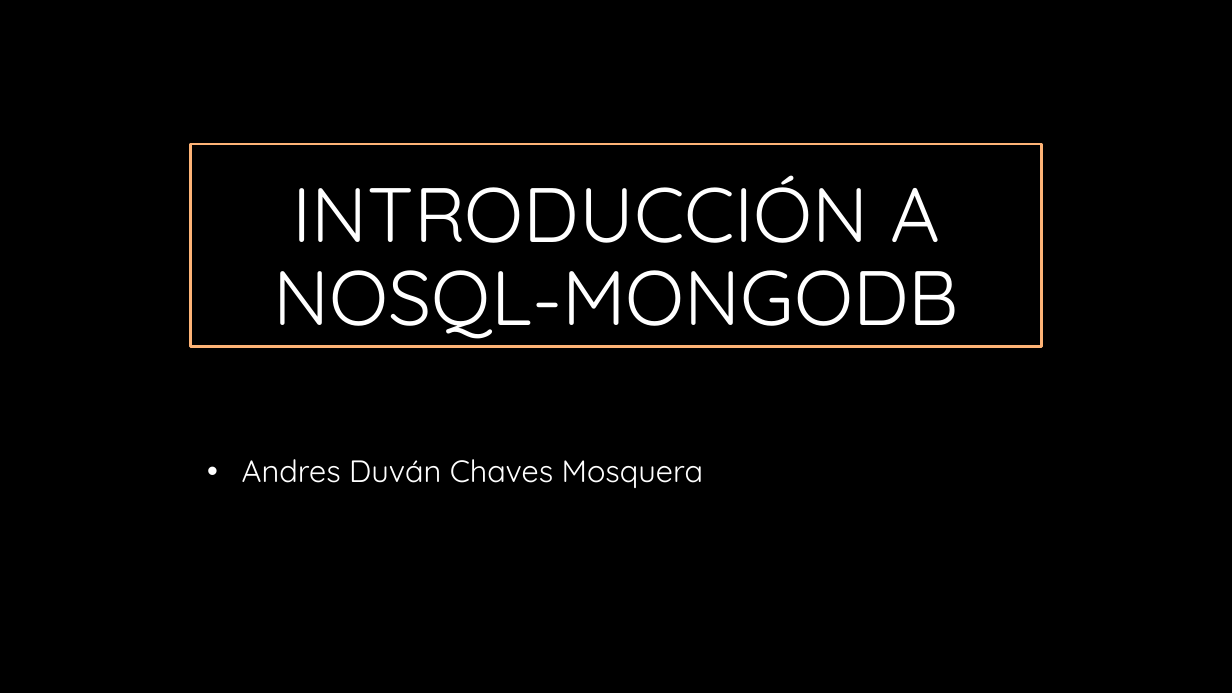
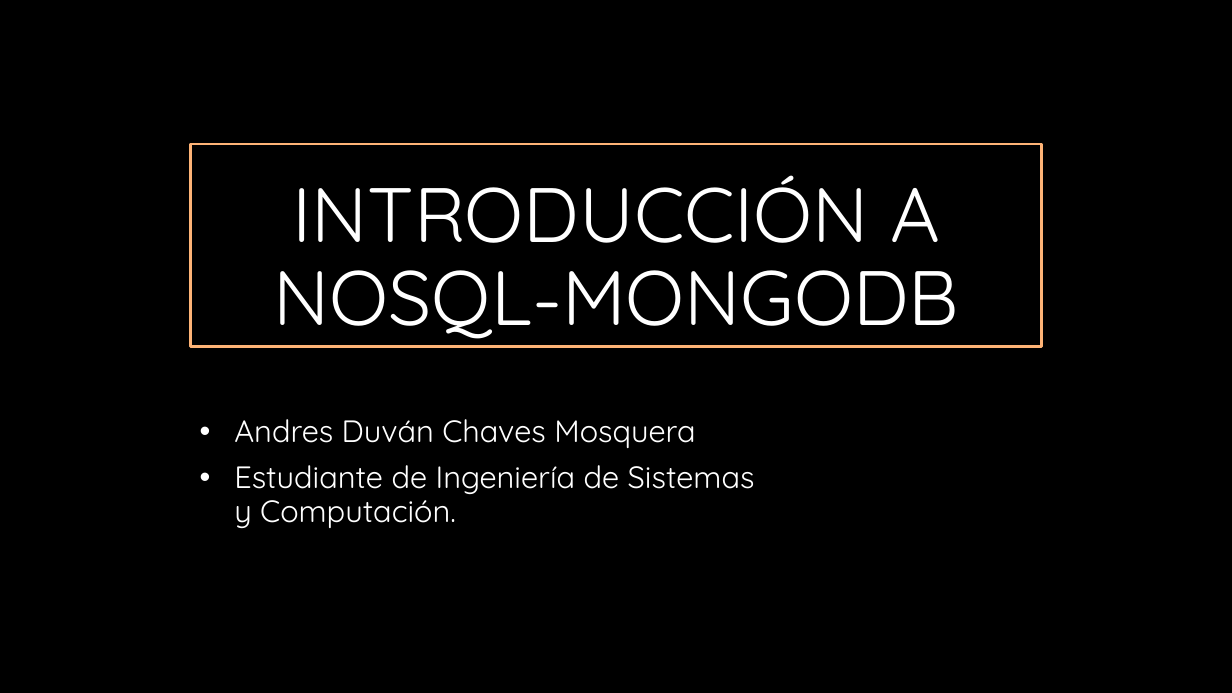
Before and after one commit to adchavesm/Curso-MongoDB, a slide deck: slide 1 of Introduccion a NoSql-Mongodb.pptx. Drawn at 1232x693 pixels with LibreOffice and Linux fonts; fonts in the diff are those of the drawing; background and template pictures are left out. Boxes give left, top, right and bottom in pixels: in the first picture for what was removed or moved away, otherwise in the second. Text is boxed around its words. In the diff, an @@ line names an element or a change of style, - is before the commit and + after.

```diff
--- a/Introduccion a NoSql-Mongodb.pptx
+++ b/Introduccion a NoSql-Mongodb.pptx
@@ subtitle "Andres Duván Chaves Mosquera": place and size @@
-subtitle "Andres Duván Chaves Mosquera" at [242,459,703,488]
+subtitle "Andres Duván Chaves Mosquera" at [234,419,755,528]
@@ subtitle at [234,419,695,448]: alignment centre to left @@
@@ subtitle at [234,465,755,528]: paragraph added @@
+• Estudiante de Ingeniería de Sistemas y Computación.
```
Also in this commit, not shown: 3 other slides changed, 2 slides added, 1 other file.
